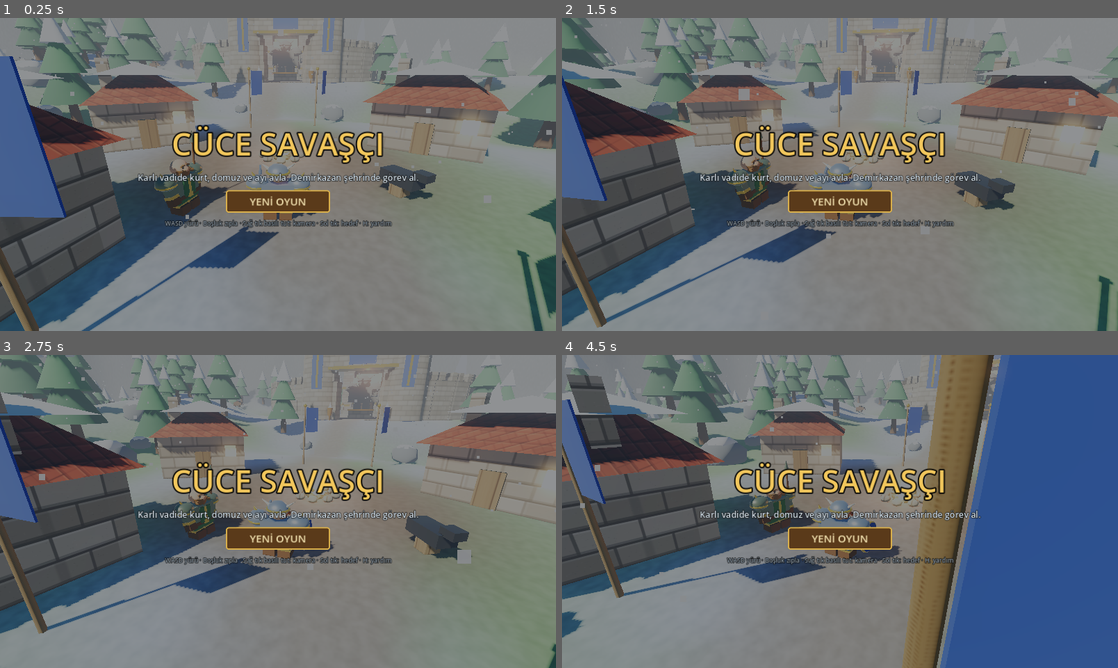
Above: before the commit, frames 1-4 (two rows, left to right).
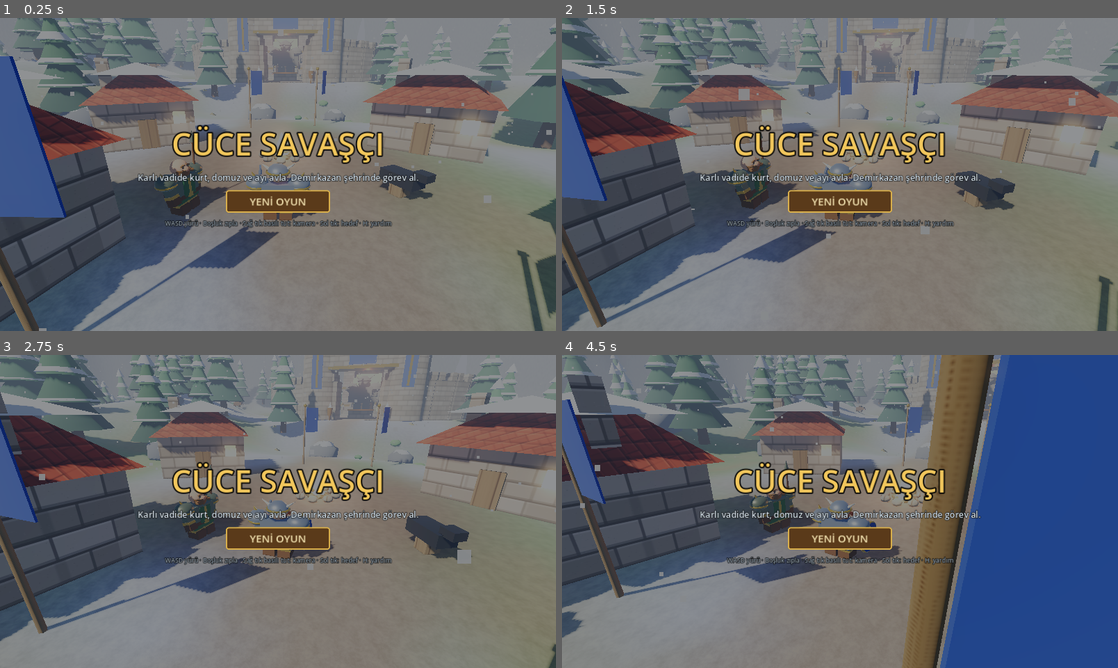
Above: after the commit, the same moments.

Repository: aldaci26/zindan-yuruyusu
Game: Godot game, scene res://main.tscn
The game is run twice, just before and just after one commit, with the same random seed, the same clock (stepped at 60 frames per second) and the same inputs.
Inputs (mouse positions are in pixels of both pictures, inside the frame that each line leads up to):
- Up to frame 1 (0.25 s): no input
- Up to frame 2 (1.5 s): tap Enter at 0.5 s; hold D 0.53-1.28 s; tap R at 0.6 s; click (840, 174) at 0.67 s; tap Space at 0.77 s; move the mouse to (728, 190) at 1.27 s; hold S from 1.28 s (still down); tap 1 at 1.35 s
- Up to frame 3 (2.75 s): tap Space at 1.52 s; move the mouse to (333, 442) at 2.02 s; release S at 2.03 s; hold D from 2.03 s (still down); tap 2 at 2.1 s
- Up to frame 4 (4.5 s): move the mouse to (812, 574) at 2.77 s; release D at 2.78 s; hold W 2.78-3.53 s; tap 3 at 2.85 s; click (812, 574) at 2.92 s; tap Space at 3.02, 3.77 s; move the mouse to (1006, 558) at 3.52 s; hold A from 3.53 s (still down); tap 4 at 3.6 s; move the mouse to (673, 464) at 4.27 s; tap 5 at 4.35 s

The runs differ from the first frame. In frame 1, 5.2% of the frame differs, in the area x 0-100%, y 0-100%; in frame 2, 5.0%; in frame 3, 5.2%; in frame 4, 5.4%, in the area x 0-67%, y 0-81%.

Commit message:
Grafik: WoW Dun Morogh tarzı ışık, renkler, katmanlı karlı çamlar, arazi dokusu
Co-Authored-By: Claude Sonnet 5.5 <noreply@anthropic.com>
Claude-Session: https://claude.ai/code/session_01JevRmmu1FK3YXfTo6qDxTW

Diff:
--- a/godot/main.gd
+++ b/godot/main.gd
@@ -232,7 +232,7 @@
 	m_cobble = _tmat(Tex.cobble(), 0.25, 0.0, 0.95)
 	m_gold = Dwarf.mat(Color.html("e6b440"), 0.85, 0.28)
 	m_bronze = Dwarf.mat(Color.html("b8782e"), 0.7, 0.4)
-	m_snow = Dwarf.mat(Color.html("f4f8ff"), 0.0, 0.9)
+	m_snow = Dwarf.mat(Color.html("e6eefa"), 0.0, 0.9)
 	m_blue = Dwarf.mat(Color.html("2a55b8"), 0.0, 0.85)
 	m_blue.cull_mode = BaseMaterial3D.CULL_DISABLED
 	_setup_environment()
@@ -285,20 +285,21 @@
 	var env := Environment.new()
 	var sky := Sky.new()
 	var psm := ProceduralSkyMaterial.new()
-	psm.sky_top_color = Color("3d7dcf")
-	psm.sky_horizon_color = Color("f6dcc2")
-	psm.ground_horizon_color = Color("f6dcc2")
-	psm.ground_bottom_color = Color("9fb4cf")
-	psm.sky_curve = 0.18
+	psm.sky_top_color = Color("2f5fb0")
+	psm.sky_horizon_color = Color("d9d2dc")
+	psm.ground_horizon_color = Color("c8c9d6")
+	psm.ground_bottom_color = Color("7f93b8")
+	psm.sky_curve = 0.22
 	psm.sun_angle_max = 28.0
 	psm.sun_curve = 0.12
 	sky.sky_material = psm
 	env.background_mode = Environment.BG_SKY
 	env.sky = sky
-	env.ambient_light_source = Environment.AMBIENT_SOURCE_SKY
-	env.ambient_light_sky_contribution = 0.7
-	env.ambient_light_energy = 1.0
+	env.ambient_light_source = Environment.AMBIENT_SOURCE_COLOR
+	env.ambient_light_color = Color("9db4dc")
+	env.ambient_light_energy = 0.8
 	env.tonemap_mode = Environment.TONE_MAPPER_ACES
+	env.tonemap_exposure = 0.88
 	env.tonemap_white = 6.0
 	env.glow_enabled = true
 	env.glow_intensity = 0.7
@@ -308,18 +309,18 @@
 	env.ssao_radius = 1.6
 	env.ssao_intensity = 1.8
 	env.fog_enabled = true
-	env.fog_light_color = Color("dde3ec")
-	env.fog_density = 0.0048
-	env.fog_sky_affect = 0.35
+	env.fog_light_color = Color("c5d0e6")
+	env.fog_density = 0.0075
+	env.fog_sky_affect = 0.45
 	env.adjustment_enabled = true
-	env.adjustment_saturation = 1.18
-	env.adjustment_contrast = 1.1
+	env.adjustment_saturation = 1.12
+	env.adjustment_contrast = 1.12
 	var we := WorldEnvironment.new()
 	we.environment = env
 	add_child(we)
 	sun = DirectionalLight3D.new()
-	sun.light_color = Color("ffe2b0")
-	sun.light_energy = 1.15
+	sun.light_color = Color("ffd9a0")
+	sun.light_energy = 1.05
 	sun.shadow_enabled = true
 	sun.directional_shadow_mode = DirectionalLight3D.SHADOW_PARALLEL_4_SPLITS
 	sun.directional_shadow_max_distance = 110.0
@@ -380,15 +381,23 @@
 func _terrain_color(x: float, z: float, y: float) -> Color:
 	var s := maxf(absf(height_at(x + 1.2, z) - y), absf(height_at(x, z + 1.2) - y)) / 1.2
 	var n := vn(x * 0.11, z * 0.11)
+	var n2 := vn(x * 0.37 + 9.0, z * 0.37 - 4.0)
 	var d := sqrt(x * x + z * z)
-	var c := Color("f4f8ff").lerp(Color("b4cff0"), clampf(n * 1.2 - 0.2, 0.0, 1.0))
+	# kar: soğuk mavi-beyaz, gölgelerde mora çalan
+	var c := Color("e8f0fb").lerp(Color("a9c0e4"), clampf(n * 1.3 - 0.15, 0.0, 1.0))
+	c = c.lerp(Color("c9d6ee"), clampf(n2 * 0.5, 0.0, 0.4))
+	# donmuş çimen ve kuru otlar (Dun Morogh)
 	var gp := clampf((0.58 - n) * 3.0 + (3.0 - y) * 0.08, 0.0, 1.0) * clampf(1.3 - absf(y) / 9.0, 0.0, 1.0)
-	c = c.lerp(Color("6fab58"), gp * 0.85)
-	c = c.lerp(Color("77818b"), clampf((s - 0.55) * 2.2, 0.0, 1.0))
+	var grass := Color("5f8f4a").lerp(Color("9a9a58"), clampf(n2 * 1.4 - 0.3, 0.0, 1.0))
+	c = c.lerp(grass, gp * 0.85)
+	# çıplak toprak lekeleri
+	var dp := clampf((n2 - 0.62) * 4.0, 0.0, 1.0) * clampf(0.5 - n * 0.4, 0.0, 1.0)
+	c = c.lerp(Color("7c6a52"), dp * 0.7)
+	c = c.lerp(Color("6f7a88"), clampf((s - 0.55) * 2.2, 0.0, 1.0))
 	c = c.lerp(Color("7a6a58"), clampf((11.0 - d) / 5.0, 0.0, 1.0))
 	var rdx := absf(x - sin(z * 0.07) * 3.0)
 	if z < 14.0 and z > CITY.z + 18.0:
-		c = c.lerp(Color("a09282"), clampf(1.0 - (rdx - 1.8) / 1.2, 0.0, 1.0) * 0.9)
+		c = c.lerp(Color("9c8a74"), clampf(1.0 - (rdx - 1.8) / 1.2, 0.0, 1.0) * 0.9)
 	return c
 
 func _cone_mi(r: float, h: float, m: Material, pos: Vector3, shadow: bool = true, seg: int = 7) -> MeshInstance3D:
@@ -398,25 +407,31 @@
 	return mi
 
 func _build_mountains() -> void:
-	var mm := Dwarf.mat(Color.html("8a97ba"), 0.0, 0.95)
-	var cap := Dwarf.mat(Color.html("f6f9ff"), 0.0, 0.9)
-	for i in 26:
-		var a := float(i) / 26.0 * TAU + hash2(i, 3) * 0.2
-		var r := 135.0 + hash2(i, 9) * 25.0
-		var h := 38.0 + hash2(i, 5) * 42.0
+	var mm := Dwarf.mat(Color.html("7d8aa8"), 0.0, 0.95)
+	var mm2 := Dwarf.mat(Color.html("9aa6c4"), 0.0, 0.95)
+	var cap := Dwarf.mat(Color.html("eef3fc"), 0.0, 0.9)
+	for i in 34:
+		var a := float(i) / 34.0 * TAU + hash2(i, 3) * 0.2
+		var far := i % 2 == 1
+		var r := (150.0 if far else 128.0) + hash2(i, 9) * 25.0
+		var h := 40.0 + hash2(i, 5) * 48.0
 		var w := 24.0 + hash2(i, 7) * 18.0
-		var c := _cone_mi(w, h, mm, Vector3(cos(a) * r, h / 2.0 - 8.0, sin(a) * r), false, 6)
+		var base := mm2 if far else mm
+		var c := _cone_mi(w, h, base, Vector3(cos(a) * r, h / 2.0 - 8.0, sin(a) * r), false, 5)
 		c.rotation.y = hash2(i, 1) * 3.0
-		var t := _cone_mi(w * 0.42, h * 0.38, cap, Vector3(cos(a) * r, h * 0.81 - 8.0, sin(a) * r), false, 6)
+		var t := _cone_mi(w * 0.5, h * 0.46, cap, Vector3(cos(a) * r, h * 0.77 - 8.0, sin(a) * r), false, 5)
 		t.rotation.y = c.rotation.y
 
-func _add_multimesh(mesh: Mesh, m: Material, xfs: Array) -> void:
+func _add_multimesh(mesh: Mesh, m: Material, xfs: Array, cols: Array = []) -> void:
 	var mm := MultiMesh.new()
 	mm.transform_format = MultiMesh.TRANSFORM_3D
+	mm.use_colors = not cols.is_empty()
 	mm.mesh = mesh
 	mm.instance_count = xfs.size()
 	for i in xfs.size():
 		mm.set_instance_transform(i, xfs[i])
+		if not cols.is_empty():
+			mm.set_instance_color(i, cols[i])
 	var mmi := MultiMeshInstance3D.new()
 	mmi.multimesh = mm
 	mmi.material_override = m
@@ -445,42 +460,84 @@
 		var sc := 0.8 + rnd.randf() * 0.9
 		if ok:
 			trees.append({"x": x, "z": z, "s": sc, "y": height_at(x, z), "rot": rnd.randf() * TAU})
+	# çam: 4 katman, her katmanın üstünde kar; ağaç başına renk ve boy farkı
 	var trunk: Array = []
-	var l1: Array = []
-	var l2: Array = []
-	var l3: Array = []
+	var tiers: Array = [[], [], [], []]
+	var snows: Array = [[], [], [], []]
+	var tcols: Array = []
+	var radii := [2.3, 1.8, 1.35, 0.9]
+	var ys := [2.7, 4.2, 5.6, 6.9]
 	for t in trees:
-		var b := Basis(Vector3.UP, t.rot).scaled(Vector3.ONE * t.s)
+		var tall := 0.85 + hash2(int(t.x * 3.0), int(t.z * 3.0)) * 0.5
+		var b := Basis(Vector3.UP, t.rot).scaled(Vector3(t.s, t.s * tall, t.s))
 		var p := Vector3(t.x, t.y, t.z)
-		trunk.append(Transform3D(b, p + Vector3(0, 1.2 * t.s, 0)))
-		l1.append(Transform3D(b, p + Vector3(0, 3.4 * t.s, 0)))
-		l2.append(Transform3D(b, p + Vector3(0, 5.2 * t.s, 0)))
-		l3.append(Transform3D(b, p + Vector3(0, 6.9 * t.s, 0)))
+		trunk.append(Transform3D(b, p + Vector3(0, 1.2 * t.s * tall, 0)))
+		var tint := 0.82 + hash2(int(t.x * 5.0), int(t.z * 7.0)) * 0.32
+		tcols.append(Color(tint, tint * (0.96 + hash2(int(t.z), int(t.x)) * 0.1), tint))
+		for k in 4:
+			tiers[k].append(Transform3D(b, p + Vector3(0, ys[k] * t.s * tall, 0)))
+			snows[k].append(Transform3D(b.scaled(Vector3(0.78, 0.5, 0.78)), p + Vector3(0, (ys[k] + 0.95) * t.s * tall, 0)))
 		_add_obs(t.x, t.z, 0.55 * t.s)
 	var tm := CylinderMesh.new()
 	tm.top_radius = 0.25
-	tm.bottom_radius = 0.4
+	tm.bottom_radius = 0.42
 	tm.height = 2.4
-	tm.radial_segments = 7
-	var c1 := CylinderMesh.new()
-	c1.top_radius = 0.0
-	c1.bottom_radius = 2.0
-	c1.height = 3.4
-	c1.radial_segments = 9
-	var c2 := CylinderMesh.new()
-	c2.top_radius = 0.0
-	c2.bottom_radius = 1.5
-	c2.height = 2.8
-	c2.radial_segments = 9
-	var c3 := CylinderMesh.new()
-	c3.top_radius = 0.0
-	c3.bottom_radius = 0.95
-	c3.height = 2.2
-	c3.radial_segments = 9
-	_add_multimesh(tm, Dwarf.mat(Color.html("5a3d26"), 0.0, 0.95), trunk)
-	_add_multimesh(c1, Dwarf.mat(Color.html("2b6a48"), 0.0, 0.9), l1)
-	_add_multimesh(c2, Dwarf.mat(Color.html("3a8a58"), 0.0, 0.9), l2)
-	_add_multimesh(c3, m_snow, l3)
+	tm.radial_segments = 6
+	var wm := Dwarf.mat(Color.html("ffffff"), 0.0, 0.95)
+	wm.vertex_color_use_as_albedo = true
+	var trunk_m := Dwarf.mat(Color.html("5a4030"), 0.0, 0.95)
+	trunk_m.vertex_color_use_as_albedo = true
+	_add_multimesh(tm, trunk_m, trunk, tcols)
+	var greens := ["1f4f46", "26604a", "2f7050", "3a8058"]
+	for k in 4:
+		var cm := CylinderMesh.new()
+		cm.top_radius = 0.0
+		cm.bottom_radius = radii[k]
+		cm.height = 2.9 - k * 0.2
+		cm.radial_segments = 7
+		var gm := Dwarf.mat(Color.html(greens[k]), 0.0, 0.92)
+		gm.vertex_color_use_as_albedo = true
+		_add_multimesh(cm, gm, tiers[k], tcols)
+		var sm := CylinderMesh.new()
+		sm.top_radius = 0.0
+		sm.bottom_radius = radii[k] * 1.02
+		sm.height = 2.9 - k * 0.2
+		sm.radial_segments = 7
+		_add_multimesh(sm, m_snow, snows[k])
+	# çalılar ve kuru ot demetleri
+	var bush: Array = []
+	var bcols: Array = []
+	var tuft: Array = []
+	var tucols: Array = []
+	for q in 220:
+		var a3 := rnd.randf() * TAU
+		var r3 := 6.0 + sqrt(rnd.randf()) * 82.0
+		var x3 := cos(a3) * r3
+		var z3 := sin(a3) * r3
+		if Vector2(x3 - CITY.x, z3 - CITY.z).length() < 26.0 or Vector2(x3, z3).length() < 12.0:
+			continue
+		var y3 := height_at(x3, z3)
+		var s3 := 0.5 + rnd.randf() * 0.7
+		if q % 3 == 0:
+			bush.append(Transform3D(Basis(Vector3.UP, rnd.randf() * TAU).scaled(Vector3(s3 * 1.2, s3 * 0.8, s3 * 1.2)), Vector3(x3, y3 + 0.3 * s3, z3)))
+			bcols.append(Color.from_hsv(0.3 + rnd.randf() * 0.08, 0.45, 0.55 + rnd.randf() * 0.2))
+		else:
+			tuft.append(Transform3D(Basis(Vector3.UP, rnd.randf() * TAU).scaled(Vector3(s3 * 1.4, s3 * 0.6, s3 * 1.4)), Vector3(x3, y3 + 0.1 * s3, z3)))
+			tucols.append(Color.from_hsv(0.12 + rnd.randf() * 0.05, 0.4, 0.62 + rnd.randf() * 0.2))
+	var bm := SphereMesh.new()
+	bm.radius = 0.6
+	bm.height = 1.0
+	bm.radial_segments = 6
+	bm.rings = 3
+	var bmat := Dwarf.mat(Color.html("ffffff"), 0.0, 0.95)
+	bmat.vertex_color_use_as_albedo = true
+	_add_multimesh(bm, bmat, bush, bcols)
+	var tf := CylinderMesh.new()
+	tf.top_radius = 0.0
+	tf.bottom_radius = 0.4
+	tf.height = 0.6
+	tf.radial_segments = 7
+	_add_multimesh(tf, bmat, tuft, tucols)
 	# kayalar
 	var rocks: Array = []
 	var caps: Array = []
@@ -502,7 +559,7 @@
 	rm.height = 2.0
 	rm.radial_segments = 6
 	rm.rings = 4
-	_add_multimesh(rm, Dwarf.mat(Color.html("7a8590"), 0.0, 0.95), rocks)
+	_add_multimesh(rm, Dwarf.mat(Color.html("737f8e"), 0.0, 0.95), rocks)
 	_add_multimesh(rm, m_snow, caps)
 
 func _flame(parent: Node, pos: Vector3, size: float) -> void:
--- a/godot/tex.gd
+++ b/godot/tex.gd
@@ -90,16 +90,23 @@
 	_speckle(img, r, 700, 0.14)
 	return _finish(img)
 
-## Arazi için hafif lekeli ton (köşeler renkle çarpılır)
+## Arazi için el boyaması hissi: iki ölçekli leke, ince tanecik, hafif çizgi
 static func detail() -> ImageTexture:
 	var nz := FastNoiseLite.new()
 	nz.seed = 7
 	nz.frequency = 0.03
 	nz.fractal_octaves = 3
+	var nz2 := FastNoiseLite.new()
+	nz2.seed = 19
+	nz2.frequency = 0.12
+	nz2.fractal_octaves = 2
 	var src := nz.get_seamless_image(S, S, false, false, 0.1, true)
+	var src2 := nz2.get_seamless_image(S, S, false, false, 0.1, true)
+	var r := _rng(5)
 	var img := Image.create(S, S, false, Image.FORMAT_RGB8)
 	for y in S:
 		for x in S:
-			var v := 0.82 + 0.18 * src.get_pixel(x, y).r
-			img.set_pixel(x, y, Color(v, v, v * 1.02))
+			var v := 0.78 + 0.16 * src.get_pixel(x, y).r + 0.12 * src2.get_pixel(x, y).r
+			v *= 0.96 + r.randf() * 0.08
+			img.set_pixel(x, y, Color(v * 0.99, v, v * 1.04))
 	return _finish(img)
